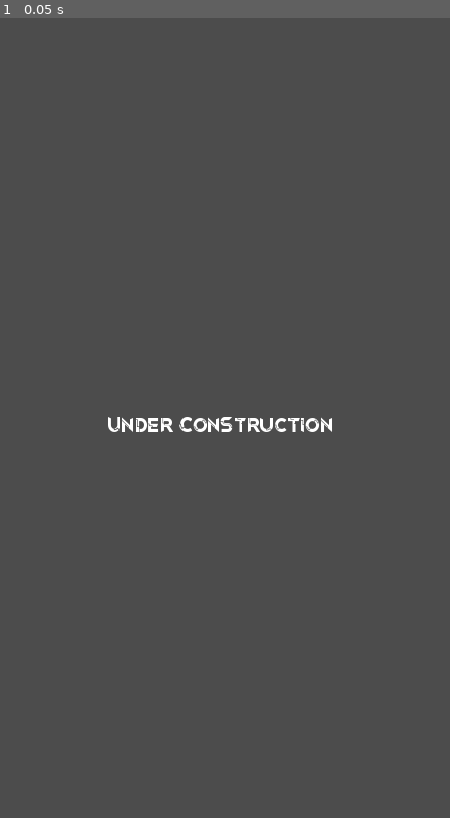
Above: before the commit, frame 1.
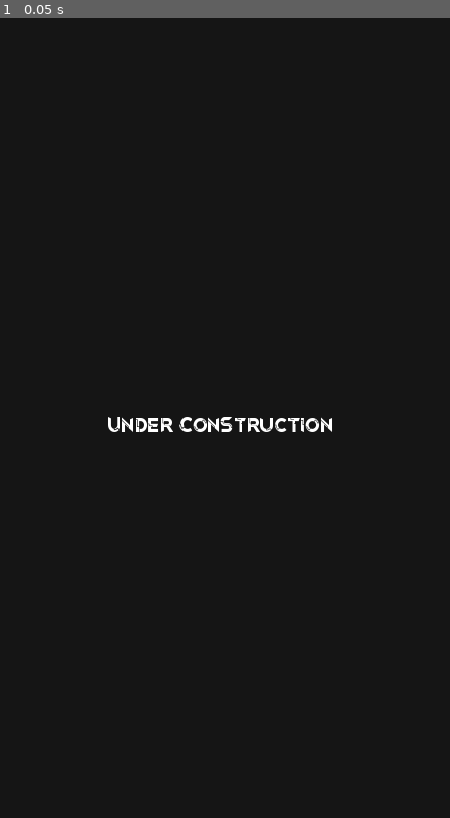
Above: after the commit, the same moment.

Repository: U3ForgeOrg/u3forgeWebsite
Game: Godot game, scene res://Scenes/UI.tscn
Two runs of this game, one before a commit and one after it. Both use one fixed random seed, a clock stepped at 60 frames per second and the inputs below. This scene is started directly instead of the project's main scene.
Inputs:
- Up to frame 1 (0.05 s): no input

The runs differ from the first frame. In frame 1, 100% of the frame differs, in the area x 0-100%, y 0-100%.

Commit message:
Under Construction

Diff:
--- a/Scenes/ComingSoonScene.tscn
+++ /dev/null
@@ -1,75 +0,0 @@
-[gd_scene load_steps=14 format=2]
-
-[ext_resource path="res://SpaceSkyBox/skybox1.png" type="Texture" id=1]
-[ext_resource path="res://SpaceShips/shadee.jpg" type="Texture" id=2]
-[ext_resource path="res://Sounds/forgeSound.wav" type="AudioStream" id=3]
-[ext_resource path="res://SpaceShips/fighter1.obj" type="ArrayMesh" id=4]
-[ext_resource path="res://Scenes/UI.tscn" type="PackedScene" id=5]
-[ext_resource path="res://Scripts/SpaceShip.gd" type="Script" id=6]
-[ext_resource path="res://joystick/virtual_joystick.tscn" type="PackedScene" id=7]
-[ext_resource path="res://Planets/planet_habitable.obj" type="ArrayMesh" id=8]
-[ext_resource path="res://Planets/Planet_Sandy.obj" type="ArrayMesh" id=9]
-[ext_resource path="res://Planets/Planet 3.obj" type="ArrayMesh" id=10]
-
-[sub_resource type="PanoramaSky" id=3]
-panorama = ExtResource( 1 )
-
-[sub_resource type="Environment" id=2]
-background_mode = 2
-background_sky = SubResource( 3 )
-
-[sub_resource type="SpatialMaterial" id=1]
-albedo_texture = ExtResource( 2 )
-
-[node name="Spatial" type="Spatial"]
-
-[node name="AudioStreamPlayer2D" type="AudioStreamPlayer2D" parent="."]
-stream = ExtResource( 3 )
-autoplay = true
-
-[node name="Camera" type="Camera" parent="."]
-transform = Transform( 1, 0, 0, 0, -4.37114e-08, 1, 0, -1, -4.37114e-08, -0.0454889, 5.08685, -6.54166e-08 )
-environment = SubResource( 2 )
-current = true
-
-[node name="UI" parent="." instance=ExtResource( 5 )]
-
-[node name="Virtual joystick" parent="." instance=ExtResource( 7 )]
-action_left = "left"
-action_right = "right"
-action_up = "up"
-action_down = "down"
-
-[node name="OmniLight" type="OmniLight" parent="."]
-transform = Transform( 1, 0, 0, 0, 1, 0, 0, 0, 1, -0.050513, 0.285706, 0.0556838 )
-light_color = Color( 0.882353, 0.858824, 0.47451, 1 )
-light_energy = 2.551
-light_indirect_energy = 0.0
-light_specular = 0.224
-omni_range = 1.43297
-
-[node name="SpaceShip" type="MeshInstance" parent="."]
-transform = Transform( -4.37114e-08, 0, -1, 0, 1, 0, 1, 0, -4.37114e-08, -0.0911103, 0, 1.94592 )
-mesh = ExtResource( 4 )
-material/0 = SubResource( 1 )
-script = ExtResource( 6 )
-
-[node name="SpotLight" type="SpotLight" parent="SpaceShip"]
-transform = Transform( 1, 0, 0, 0, -4.37114e-08, 1, 0, -1, -4.37114e-08, -0.0288153, 0.661947, 0.0266375 )
-light_color = Color( 0.329412, 0.898039, 0.92549, 1 )
-light_energy = 1.766
-light_indirect_energy = 0.0
-spot_range = 2.48895
-spot_angle = 32.1895
-
-[node name="planet_habitable" type="MeshInstance" parent="."]
-transform = Transform( 0.1, 0, 0, 0, 0.1, 0, 0, 0, 0.1, 0.261083, -1.00191, 0.179384 )
-mesh = ExtResource( 8 )
-
-[node name="Planet 3" type="MeshInstance" parent="."]
-transform = Transform( 0.1, 0, 0, 0, 0.1, 0, 0, 0, 0.1, -0.891419, -1.00448, -0.729384 )
-mesh = ExtResource( 10 )
-
-[node name="Planet_Sandy" type="MeshInstance" parent="."]
-transform = Transform( 0.1, 0, 0, 0, 0.1, 0, 0, 0, 0.1, 0.493876, -0.756577, -0.790955 )
-mesh = ExtResource( 9 )
--- /dev/null
+++ b/Scenes/Main.tscn
@@ -0,0 +1,98 @@
+[gd_scene load_steps=17 format=2]
+
+[ext_resource path="res://joystick/virtual_joystick.tscn" type="PackedScene" id=1]
+[ext_resource path="res://Scenes/UI.tscn" type="PackedScene" id=2]
+[ext_resource path="res://Scripts/SpaceShip.gd" type="Script" id=3]
+[ext_resource path="res://Planets/Planet_Sandy.obj" type="ArrayMesh" id=4]
+[ext_resource path="res://Planets/planet_habitable.obj" type="ArrayMesh" id=5]
+[ext_resource path="res://Planets/Planet 3.obj" type="ArrayMesh" id=6]
+[ext_resource path="res://SpaceShips/fighter1.obj" type="ArrayMesh" id=7]
+[ext_resource path="res://SpaceSkyBox/skybox1.png" type="Texture" id=8]
+[ext_resource path="res://SpaceShips/shadee.jpg" type="Texture" id=9]
+[ext_resource path="res://Sounds/forgeSound.wav" type="AudioStream" id=10]
+[ext_resource path="res://Fonts/OriginTech personal use.ttf" type="DynamicFontData" id=11]
+
+[sub_resource type="PanoramaSky" id=3]
+panorama = ExtResource( 8 )
+
+[sub_resource type="Environment" id=2]
+background_mode = 2
+background_sky = SubResource( 3 )
+
+[sub_resource type="SpatialMaterial" id=1]
+albedo_texture = ExtResource( 9 )
+
+[sub_resource type="DynamicFont" id=5]
+size = 120
+outline_size = 5
+outline_color = Color( 0.0235294, 0, 1, 1 )
+use_mipmaps = true
+use_filter = true
+font_data = ExtResource( 11 )
+
+[sub_resource type="SpatialMaterial" id=4]
+albedo_color = Color( 0.223529, 0.792157, 0.866667, 1 )
+
+[node name="Spatial" type="Spatial"]
+
+[node name="AudioStreamPlayer2D" type="AudioStreamPlayer2D" parent="."]
+stream = ExtResource( 10 )
+autoplay = true
+
+[node name="Camera" type="Camera" parent="."]
+transform = Transform( 1, 0, 0, 0, -4.37114e-08, 1, 0, -1, -4.37114e-08, -0.0454889, 5.08685, -6.54166e-08 )
+environment = SubResource( 2 )
+current = true
+
+[node name="SpotLight" type="SpotLight" parent="Camera"]
+light_color = Color( 0.917647, 0.819608, 0.486275, 1 )
+light_energy = 2.484
+spot_range = 7.56032
+spot_angle = 28.9631
+
+[node name="UI" parent="." instance=ExtResource( 2 )]
+
+[node name="Virtual joystick" parent="." instance=ExtResource( 1 )]
+action_left = "left"
+action_right = "right"
+action_up = "up"
+action_down = "down"
+
+[node name="SpaceShip" type="MeshInstance" parent="."]
+transform = Transform( -4.37114e-08, 0, -1, 0, 1, 0, 1, 0, -4.37114e-08, -0.0911103, 0, 1.94592 )
+mesh = ExtResource( 7 )
+material/0 = SubResource( 1 )
+script = ExtResource( 3 )
+
+[node name="SpotLight" type="SpotLight" parent="SpaceShip"]
+transform = Transform( 1, 0, 0, 0, -4.37114e-08, 1, 0, -1, -4.37114e-08, -0.0288153, 0.661947, 0.0266375 )
+light_color = Color( 0.329412, 0.898039, 0.92549, 1 )
+light_energy = 1.766
+light_indirect_energy = 0.0
+spot_range = 2.48895
+spot_angle = 32.1895
+
+[node name="planet_habitable" type="MeshInstance" parent="."]
+transform = Transform( 0.1, 0, 0, 0, 0.1, 0, 0, 0, 0.1, 0.26, -1.002, 0.179 )
+mesh = ExtResource( 5 )
+
+[node name="Label3D" type="Label3D" parent="planet_habitable"]
+transform = Transform( 1, 0, 0, 0, -0.0624595, 0.998048, 0, -0.998048, -0.0624595, 0.59198, 4.5185, -0.0954068 )
+double_sided = false
+text = "RESUME"
+font = SubResource( 5 )
+
+[node name="Planet 3" type="MeshInstance" parent="."]
+transform = Transform( 0.1, 0, 0, 0, 0.1, 0, 0, 0, 0.1, -0.891419, -1.00448, -0.729384 )
+mesh = ExtResource( 6 )
+
+[node name="Label3D2" type="Label3D" parent="Planet 3"]
+transform = Transform( 1, 0, 0, 0, -0.0624595, 0.998048, 0, -0.998048, -0.0624595, 0.804747, 5.89486, 0.169327 )
+double_sided = false
+text = "PROJECTS"
+font = SubResource( 5 )
+
+[node name="Planet_Sandy" type="MeshInstance" parent="."]
+transform = Transform( 0.1, 0, 0, 0, 0.1, 0, 0, 0, 0.1, 0.493876, -0.756577, -0.790955 )
+mesh = ExtResource( 4 )
+material/3 = SubResource( 4 )
--- a/Scenes/UI.tscn
+++ b/Scenes/UI.tscn
@@ -1,7 +1,7 @@
 [gd_scene load_steps=4 format=2]
 
 [ext_resource path="res://Fonts/OriginTech personal use.ttf" type="DynamicFontData" id=1]
-[ext_resource path="res://Scenes/UI.gd" type="Script" id=2]
+[ext_resource path="res://Scripts/UI.gd" type="Script" id=2]
 
 [sub_resource type="DynamicFont" id=1]
 size = 32
@@ -15,7 +15,7 @@
 [node name="ColorRect" type="ColorRect" parent="."]
 anchor_right = 1.0
 anchor_bottom = 1.0
-color = Color( 0, 0, 0, 0 )
+color = Color( 0, 0, 0, 0.721569 )
 
 [node name="Label" type="Label" parent="."]
 anchor_left = 0.49
--- a/Scripts/SpaceShip.gd
+++ b/Scripts/SpaceShip.gd
@@ -1,10 +1,16 @@
 extends MeshInstance
 
-onready var camera=get_parent().get_node("Camera")
 
 # Called when the node enters the scene tree for the first time.
 func _ready():
-	camera.set_perspective(50,0.1,100)
+	var w=get_parent().get_node("UI").res[0].to_int()
+	var h=get_parent().get_node("UI").res[1].to_int()
+
+	get_parent().get_node("Camera").set_perspective(50,0.1,100)
+	get_parent().get_node("Planet_Sandy").translation=Vector3(w*0.001,-1,-h*0.001)
+	get_parent().get_node("Planet 3").translation=Vector3(w*0.001-1,-1,-h*0.002)
+	get_parent().get_node("planet_habitable").translation=Vector3(w*0.001-0.8,-1,h*0.0015)
+
 
 
 # Called every frame. 'delta' is the elapsed time since the previous frame.
--- a/Scenes/UI.gd
+++ b/Scripts/UI.gd
@@ -1,22 +1,21 @@
 extends Control
 
-
-# Declare member variables here. Examples:
-# var a = 2
-# var b = "text"
-
+var res=Array()
 
 # Called when the node enters the scene tree for the first time.
 func _ready():
-#	var path="res://Scripts/detect_os.txt"
-#	var jscode=load_text_file(path)
-#	print(jscode)
-#	var console = JavaScript.eval(jscode)
-#	if console == null:
-#		get_node("Label").text="null"
-#	else:
-#		get_node("Label").text=console
-	pass
+	var path="res://Scripts/detect_os.txt"
+	var jscode=load_text_file(path)
+	print(jscode)
+	var console = JavaScript.eval(jscode)
+
+	if console == null:
+		res.append("150")
+		res.append("333")
+	else:
+		res=str(console).split("/")
+
+	#pass
 
 
 
--- a/project.godot
+++ b/project.godot
@@ -21,7 +21,7 @@
 [application]
 
 config/name="u3forge"
-run/main_scene="res://Scenes/ComingSoonScene.tscn"
+run/main_scene="res://Scenes/Main.tscn"
 boot_splash/image="res://Photos/Transparent_rectangle.png"
 boot_splash/bg_color=Color( 0, 0, 0, 1 )
 config/icon="res://Photos/Transparent_rectangle.png"
Not shown, changed: Scripts/detect_os.txt
Not shown, changed: export_presets.cfg
